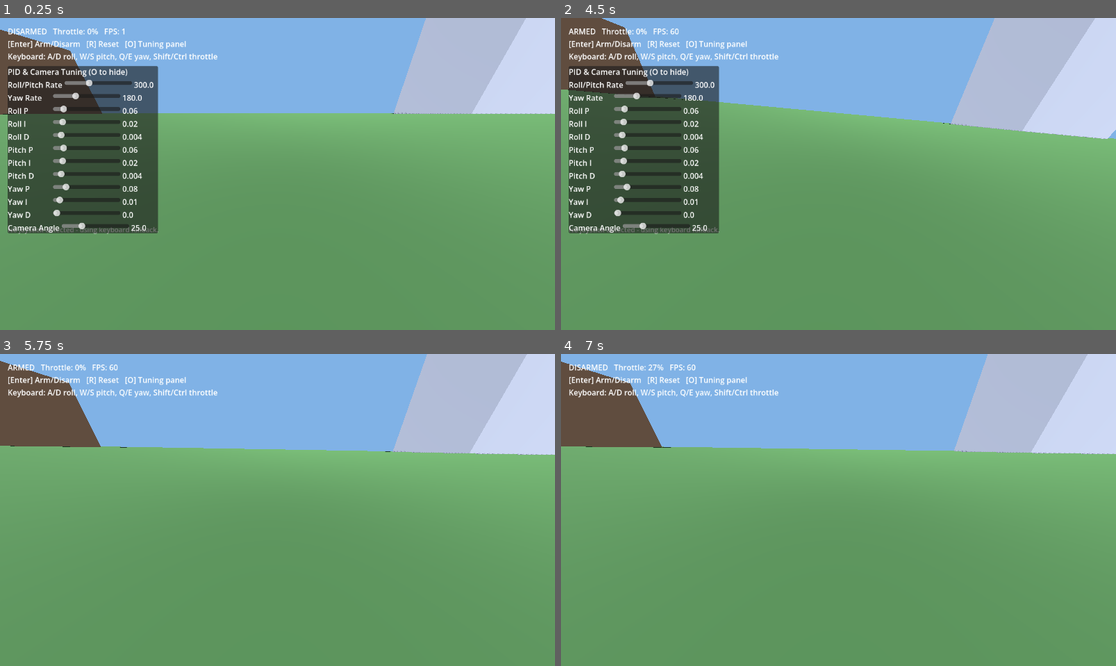
Above: before the commit, frames 1-4 (two rows, left to right).
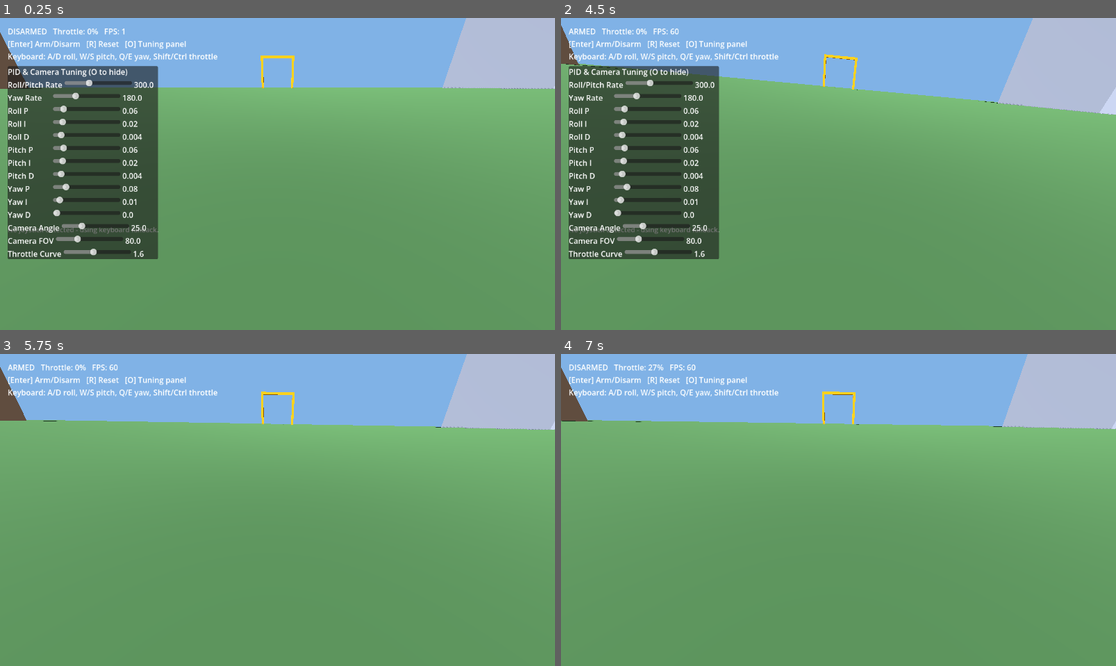
Above: after the commit, the same moments.

Repository: florian010230/static-horizon-fpv-simulator
Game: Godot game, scene res://scenes/Main.tscn
Two runs of this game, one before a commit and one after it. Both use one fixed random seed, a clock stepped at 60 frames per second and the inputs below.
Inputs:
- Up to frame 1 (0.25 s): no input
- Up to frame 2 (4.5 s): tap Enter at 0.5, 2, 3.5 s; hold D 0.53-1.28 s; hold Enter 0.53-1.28 s; tap Space at 1.25, 2.75, 4.25 s; hold S 1.28-2.03 s; tap Shift at 1.35 s; hold D 2.03-2.78 s; hold Ctrl 2.03-2.78 s; hold W 2.78-3.53 s; tap Q at 2.85 s; hold A from 3.53 s (still down); tap E at 3.6 s; tap R at 4.35 s
- Up to frame 3 (5.75 s): release A at 5.03 s; hold S from 5.03 s (still down); hold O from 5.03 s (still down)
- Up to frame 4 (7 s): release S at 5.78 s; release O at 5.78 s; hold D 5.78-6.53 s; tap Enter at 5.85 s; hold W from 6.53 s (still down); hold Shift from 6.53 s (still down)

The runs differ from the first frame. In frame 1, 15% of the frame differs, in the area x 0-100%, y 0-78%; in frame 2, 16%; in frame 3, 14%; in frame 4, 14%.

Commit message:
Fix yaw inversion, cut FOV further, add throttle curve, add a fly-through gate
- InputManager: invert_yaw = true, matching roll/pitch on the Pocket.
- Camera FOV dropped 100 -> 80 default, and made live-tunable (Camera
  FOV slider) instead of guessing another fixed number.
- Added a throttle response curve (throttle_curve, default 1.6, also a
  live slider): raw stick is raised to this power before being scaled
  into thrust, which softens the low end (more resolution around
  hover, where a linear curve was cramped into a small part of the
  stick given this drone's thrust-to-weight ratio) and sharpens the
  top end for punch-outs.
- Added a simple orange fly-through gate (two poles plus a top bar,
  real box colliders so hitting the frame still counts as a crash)
  35m in front of spawn, matching the drone's default forward
  direction.

Co-Authored-By: Claude Sonnet 5 <noreply@anthropic.com>

Diff:
--- a/scenes/Drone.tscn
+++ b/scenes/Drone.tscn
@@ -56,5 +56,5 @@
 
 [node name="Camera3D" type="Camera3D" parent="CameraMount"]
 current = true
-fov = 100.0
+fov = 80.0
 near = 0.05
--- a/scenes/InputManager.tscn
+++ b/scenes/InputManager.tscn
@@ -6,3 +6,4 @@
 script = ExtResource("1")
 invert_roll = true
 invert_pitch = true
+invert_yaw = true
--- a/scenes/Main.tscn
+++ b/scenes/Main.tscn
@@ -36,6 +36,21 @@
 
 [sub_resource type="BoxShape3D" id="BoxShape3D_house"]
 size = Vector3(9, 7, 9)
+
+[sub_resource type="BoxMesh" id="BoxMesh_gate_pole"]
+size = Vector3(0.35, 4.5, 0.35)
+
+[sub_resource type="BoxShape3D" id="BoxShape3D_gate_pole"]
+size = Vector3(0.35, 4.5, 0.35)
+
+[sub_resource type="BoxMesh" id="BoxMesh_gate_bar"]
+size = Vector3(5.35, 0.35, 0.35)
+
+[sub_resource type="BoxShape3D" id="BoxShape3D_gate_bar"]
+size = Vector3(5.35, 0.35, 0.35)
+
+[sub_resource type="StandardMaterial3D" id="StandardMaterial3D_gate"]
+albedo_color = Color(0.95, 0.55, 0.05, 1)
 
 [node name="Main" type="Node3D"]
 script = ExtResource("1")
@@ -88,6 +103,36 @@
 [node name="CollisionShape3D" type="CollisionShape3D" parent="House2"]
 shape = SubResource("BoxShape3D_house")
 
+[node name="GatePoleLeft" type="StaticBody3D" parent="."]
+position = Vector3(-2.5, 2.75, -35)
+
+[node name="MeshInstance3D" type="MeshInstance3D" parent="GatePoleLeft"]
+mesh = SubResource("BoxMesh_gate_pole")
+surface_material_override/0 = SubResource("StandardMaterial3D_gate")
+
+[node name="CollisionShape3D" type="CollisionShape3D" parent="GatePoleLeft"]
+shape = SubResource("BoxShape3D_gate_pole")
+
+[node name="GatePoleRight" type="StaticBody3D" parent="."]
+position = Vector3(2.5, 2.75, -35)
+
+[node name="MeshInstance3D" type="MeshInstance3D" parent="GatePoleRight"]
+mesh = SubResource("BoxMesh_gate_pole")
+surface_material_override/0 = SubResource("StandardMaterial3D_gate")
+
+[node name="CollisionShape3D" type="CollisionShape3D" parent="GatePoleRight"]
+shape = SubResource("BoxShape3D_gate_pole")
+
+[node name="GateTopBar" type="StaticBody3D" parent="."]
+position = Vector3(0, 5.0, -35)
+
+[node name="MeshInstance3D" type="MeshInstance3D" parent="GateTopBar"]
+mesh = SubResource("BoxMesh_gate_bar")
+surface_material_override/0 = SubResource("StandardMaterial3D_gate")
+
+[node name="CollisionShape3D" type="CollisionShape3D" parent="GateTopBar"]
+shape = SubResource("BoxShape3D_gate_bar")
+
 [node name="Drone" parent="." instance=ExtResource("2")]
 position = Vector3(0, 0.6, 0)
 
--- a/scripts/drone.gd
+++ b/scripts/drone.gd
@@ -34,6 +34,12 @@
 
 @export_group("Camera")
 @export_range(0.0, 90.0, 0.5) var camera_angle_deg: float = 25.0
+@export_range(50.0, 150.0, 1.0) var camera_fov_deg: float = 80.0
+
+@export_group("Throttle")
+## >1 softens low-stick response (more resolution around hover) and
+## sharpens the top end; 1.0 is linear.
+@export_range(0.5, 3.0, 0.05) var throttle_curve: float = 1.6
 
 # Motor order: front-right, front-left, back-right, back-left.
 const ROLL_MIX: Array[float] = [1.0, -1.0, 1.0, -1.0]
@@ -48,6 +54,7 @@
 var _spawn_transform: Transform3D
 
 @onready var _camera_mount: Node3D = $CameraMount
+@onready var _camera: Camera3D = $CameraMount/Camera3D
 
 func _ready() -> void:
 	_spawn_transform = global_transform
@@ -57,7 +64,7 @@
 		Vector3(arm_length, 0.0, arm_length),   # back right
 		Vector3(-arm_length, 0.0, arm_length),  # back left
 	]
-	_apply_camera_angle()
+	_apply_camera_settings()
 
 func _physics_process(delta: float) -> void:
 	_roll_pid.kp = roll_p
@@ -70,7 +77,7 @@
 	_yaw_pid.ki = yaw_i
 	_yaw_pid.kd = yaw_d
 
-	_apply_camera_angle()
+	_apply_camera_settings()
 
 	if InputManager.reset_key_pressed():
 		reset_to_spawn()
@@ -99,7 +106,8 @@
 	var pitch_out: float = _pitch_pid.update(desired_pitch_rate - local_ang_vel.x, delta)
 	var yaw_out: float = _yaw_pid.update(desired_yaw_rate - local_ang_vel.y, delta)
 
-	var throttle_force_total: float = throttle_in * max_motor_thrust_n * 4.0
+	var throttle_shaped: float = pow(throttle_in, throttle_curve)
+	var throttle_force_total: float = throttle_shaped * max_motor_thrust_n * 4.0
 	var up_global: Vector3 = global_transform.basis.y
 
 	for i in range(4):
@@ -112,12 +120,14 @@
 
 	apply_torque(up_global * yaw_out)
 
-func _apply_camera_angle() -> void:
+func _apply_camera_settings() -> void:
 	if _camera_mount == null:
 		return
 	var rot: Vector3 = _camera_mount.rotation_degrees
 	rot.x = -camera_angle_deg
 	_camera_mount.rotation_degrees = rot
+	if _camera:
+		_camera.fov = camera_fov_deg
 
 func reset_to_spawn() -> void:
 	global_transform = _spawn_transform
--- a/scripts/ui.gd
+++ b/scripts/ui.gd
@@ -78,6 +78,8 @@
 	_add_slider(vbox, "Yaw I", 0.0, 0.2, 0.001, _drone.yaw_i, func(v: float): _drone.yaw_i = v)
 	_add_slider(vbox, "Yaw D", 0.0, 0.05, 0.0005, _drone.yaw_d, func(v: float): _drone.yaw_d = v)
 	_add_slider(vbox, "Camera Angle", 0.0, 90.0, 1.0, _drone.camera_angle_deg, func(v: float): _drone.camera_angle_deg = v)
+	_add_slider(vbox, "Camera FOV", 50.0, 150.0, 1.0, _drone.camera_fov_deg, func(v: float): _drone.camera_fov_deg = v)
+	_add_slider(vbox, "Throttle Curve", 0.5, 3.0, 0.05, _drone.throttle_curve, func(v: float): _drone.throttle_curve = v)
 
 func _add_slider(parent: VBoxContainer, label_text: String, min_v: float, max_v: float, step: float, initial: float, on_change: Callable) -> void:
 	var row := HBoxContainer.new()
Not shown: 1 places in scenes/Main.tscn that only renumber resources
